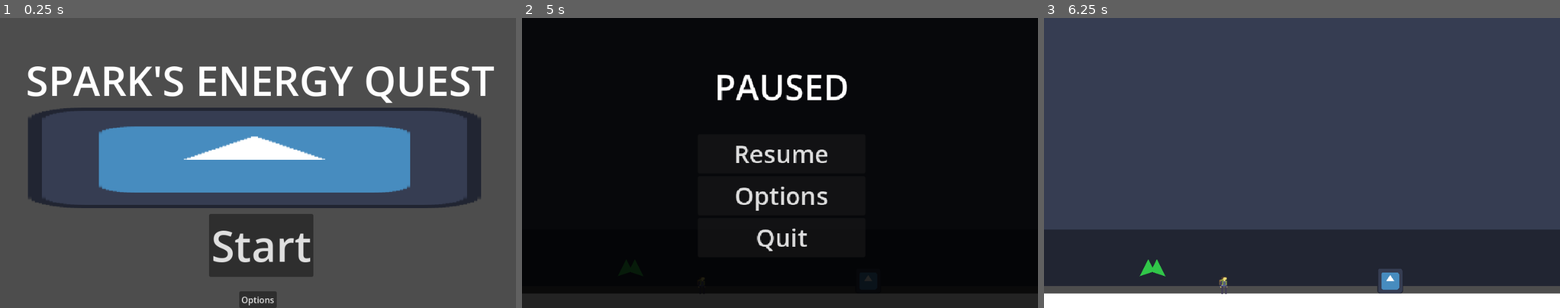
Above: before the commit, frames 1-3 (left to right).
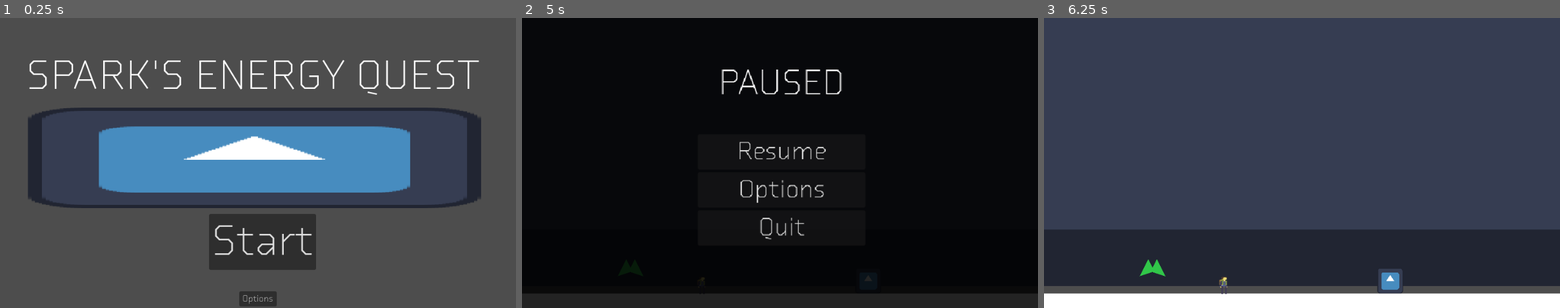
Above: after the commit, the same moments.

Repository: The-Spark-Industries/spark-energy
Game: Godot game, scene res://Master Scenes/titleScreen.tscn
The game is run twice, just before and just after one commit, with the same random seed, the same clock (stepped at 60 frames per second) and the same inputs. The engine's default icon, where the game draws it, is replaced by a stand-in: a white triangle on a blue panel in a dark square.
Inputs:
- Up to frame 1 (0.25 s): no input
- Up to frame 2 (5 s): click "Start" at 0.5 s; tap Enter at 1.25, 2.75, 4.25 s; hold 2 (inventoryright) 1.28-2.78 s; tap E (interact) every 0.75 s from 1.35 to 4.35 s; tap Space (jump) at 1.52, 2, 2.27, 3.5, 3.77, 4.52 s; hold 1 (inventoryleft) 2.78-3.53 s; hold 2 (inventoryright) from 3.53 s (still down); tap Escape (pause) at 4.9 s
- Up to frame 3 (6.25 s): release 2 (inventoryright) at 5.03 s; hold 1 (inventoryleft) 5.03-5.75 s; tap E (interact) at 5.1 s; tap Space (jump) at 5.27 s; click "Resume" at 5.75 s

The runs differ from the first frame. In frame 1, 6.5% of the frame differs, in the area x 5-96%, y 14-100%; in frame 2, 3.0%; in frame 3, nothing differs.

Commit message:
lilypad+ font stuff

Diff:
--- a/Master Scenes/lilypad.tscn
+++ b/Master Scenes/lilypad.tscn
@@ -28,4 +28,5 @@
 shape = SubResource("RectangleShape2D_tjthv")
 
 [connection signal="area_exited" from="Area2D" to="." method="_on_area_2d_area_exited"]
+[connection signal="body_entered" from="Area2D" to="." method="_on_area_2d_body_entered"]
 [connection signal="body_exited" from="Area2D" to="." method="_on_area_2d_body_exited"]
--- a/Master Scenes/pauseMenu.tscn
+++ b/Master Scenes/pauseMenu.tscn
@@ -195,6 +195,8 @@
 offset_top = 4.322998
 offset_right = 49.528
 offset_bottom = 35.322998
+selected = 0
+allow_reselect = true
 item_count = 3
 popup/item_0/text = "Classic"
 popup/item_0/id = 0
@@ -209,3 +211,4 @@
 [connection signal="pressed" from="optionsMenu/backButton" to="." method="_on_back_button_pressed"]
 [connection signal="pressed" from="optionsMenu/CheckButton" to="." method="_on_check_button_pressed"]
 [connection signal="toggled" from="optionsMenu/CheckButton" to="." method="_on_check_button_toggled"]
+[connection signal="item_selected" from="optionsMenu/TextModeButton" to="." method="_on_text_mode_button_item_selected"]
--- a/Scripts/lilypad.gd
+++ b/Scripts/lilypad.gd
@@ -17,3 +17,9 @@
 func _on_area_2d_body_exited(body: Node2D) -> void:
 	if (body is CharacterBody2D):
 		queue_free()
+
+
+func _on_area_2d_body_entered(body: Node2D) -> void:
+	if (body is CharacterBody2D):
+		await get_tree().create_timer(2.0).timeout
+		queue_free()
--- a/Scripts/pause_menu.gd
+++ b/Scripts/pause_menu.gd
@@ -4,9 +4,17 @@
 
 # Called when the node enters the scene tree for the first time.
 func _ready() -> void:
-	self.theme=load("res://Assets/lingualight.tres")
+	self.theme=load("res://Assets/Visual/lingualight.tres")
 	visible = false
 	_bring_to_front()
+
+func _process(delta: float) -> void:
+	if (Global.fontChoice==0):
+		self.theme=load("res://Assets/Visual/Lingua.tres")
+	if (Global.fontChoice==1):
+		self.theme=load("res://Assets/Visual/lingualight.tres")
+	if (Global.fontChoice==2):
+		self.theme=load("res://Assets/Visual/Receipt.tres")
 
 
 # Called every frame. 'delta' is the elapsed time since the previous frame.
@@ -58,3 +66,7 @@
 	elif (Global.turboMode ==true):
 		Global.turboMode = false
 		print (Global.turboMode)
+
+
+func _on_text_mode_button_item_selected(index: int) -> void:
+	Global.fontChoice=index
--- a/project.godot
+++ b/project.godot
@@ -33,6 +33,11 @@
 [global_group]
 
 player=""
+
+[gui]
+
+theme/default_font_antialiasing=0
+theme/custom_font="uid://dqkqrofgfdqyp"
 
 [input]
 
